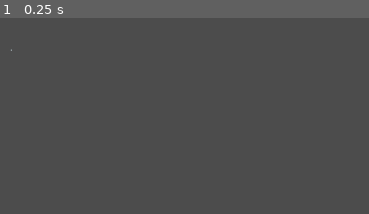
Above: before the commit, frame 1.
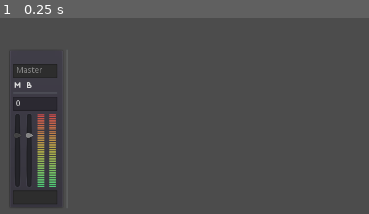
Above: after the commit, the same moment.

Repository: nyxkn/godot-nsound
Game: Godot game, scene res://studio/studio.tscn
Same seed, same stepped clock (60 frames per second), same inputs: the game is played once before the commit and once after it. The project has no main scene, so this scene is started directly.
Inputs:
- Up to frame 1 (0.25 s): no input
The pictures show only the part of the screen within x 0-50%, y 50-100%; the shares and areas given below are measured in that part.

The runs differ from the first frame. In frame 1, 4.8% of the frame differs, in the area x 2-16%, y 15-96%.
Error before the commit: Parse Error: Expected a constant expression. (res://addons/nsound/classes/transition.gd:21)
Error after the commit: Invalid call. Nonexistent function 'current_section_player' in base 'Nil'. (res://studio/studio.gd:73)

Commit message:
follow up to previous commit with the correct rename and missing adds

Diff:
--- a/project.godot
+++ b/project.godot
@@ -40,24 +40,14 @@
 "path": "res://addons/nsound/song/containers/multi_track.gd"
 }, {
 "base": "Node",
-"class": "Music",
-"language": "GDScript",
-"path": "res://addons/nsound/music_common.gd"
-}, {
-"base": "Node",
 "class": "MusicPlayer",
 "language": "GDScript",
 "path": "res://addons/nsound/music_player.gd"
 }, {
 "base": "Node",
-"class": "MusicSystem",
+"class": "NDef",
 "language": "GDScript",
-"path": "res://addons/nsound/music_system.gd"
-}, {
-"base": "Reference",
-"class": "NUtils",
-"language": "GDScript",
-"path": "res://addons/nsound/utils.gd"
+"path": "res://addons/nsound/definitions.gd"
 }, {
 "base": "Button",
 "class": "QuickButton",
@@ -101,10 +91,8 @@
 "Bus": "",
 "LevelsTrack": "",
 "MultiTrack": "res://addons/nsound/assets/icons/godot/Play.svg",
-"Music": "",
 "MusicPlayer": "",
-"MusicSystem": "",
-"NUtils": "",
+"NDef": "",
 "QuickButton": "",
 "Region": "",
 "Section": "",
--- a/studio/mixer/mixer.gd
+++ b/studio/mixer/mixer.gd
@@ -1,6 +1,7 @@
 extends Control
 
 var Log = preload("res://addons/nsound/logger.gd").new().init(self)
+const Utils = preload("res://addons/nsound/utils.gd")
 
 const Fold = preload("res://studio/ui/fold.tscn")
 const ChannelStrip = preload("res://studio/mixer/channel_strip.tscn")
@@ -37,8 +38,8 @@
 func init_song(root_node: Node) -> void:
 	var strips = {}
 
-	var all_nodes = NUtils.get_all_children(root_node)
-#	all_nodes.push_front(root_node)
+	var all_nodes = Utils.get_all_children(root_node)
+	all_nodes.push_front(root_node)
 	for node in all_nodes:
 		if node is Bus:
 			var bus: Bus = node
--- a/studio/studio.gd
+++ b/studio/studio.gd
@@ -5,17 +5,17 @@
 
 var music_system
 
-var _current_music_player
+var _current_section_player
 var _current_song
 
 
-func init(music_system: MusicSystem) -> void:
+func init(music_system: MusicPlayer) -> void:
 	self.music_system = music_system
 
-	music_system.connect("section_started", self, "_on_MusicSystem_section_started")
-	music_system.connect("song_started", self, "_on_MusicSystem_song_started")
-	music_system.connect("song_loaded", self, "_on_MusicSystem_song_loaded")
-	music_system.connect("song_unloaded", self, "_on_MusicSystem_song_unloaded")
+	music_system.connect("section_started", self, "_on_Music_section_started")
+	music_system.connect("song_started", self, "_on_Music_song_started")
+	music_system.connect("song_loaded", self, "_on_Music_song_loaded")
+	music_system.connect("song_unloaded", self, "_on_Music_song_unloaded")
 
 	get_node("%Songs").clear()
 	for name in music_system.songs:
@@ -23,57 +23,57 @@
 
 
 func attach_to_player(music_player):
-	_current_music_player = music_player
+	_current_section_player = music_player
 
-#	_current_music_player.disconnect("beat", self, "_on_Music_beat")
-#	_current_music_player.disconnect("loop_beat", self, "_on_Music_loop_beat")
-#	_current_music_player.disconnect("bar", self, "_on_Music_bar")
-#	_current_music_player.disconnect("loop", self, "_on_Music_loop")
-#	_current_music_player.disconnect("level", self, "_on_Music_level")
+#	_current_section_player.disconnect("beat", self, "_on_Music_beat")
+#	_current_section_player.disconnect("loop_beat", self, "_on_Music_loop_beat")
+#	_current_section_player.disconnect("bar", self, "_on_Music_bar")
+#	_current_section_player.disconnect("loop", self, "_on_Music_loop")
+#	_current_section_player.disconnect("level", self, "_on_Music_level")
 
-	if not _current_music_player.is_connected("beat", self, "_on_Music_beat"):
-		_current_music_player.connect("beat", self, "_on_Music_beat")
-		_current_music_player.connect("loop_beat", self, "_on_Music_loop_beat")
-		_current_music_player.connect("bar", self, "_on_Music_bar")
-		_current_music_player.connect("loop", self, "_on_Music_loop")
-		_current_music_player.connect("level", self, "_on_Music_level")
+	if not _current_section_player.is_connected("beat", self, "_on_Music_beat"):
+		_current_section_player.connect("beat", self, "_on_Music_beat")
+		_current_section_player.connect("loop_beat", self, "_on_Music_loop_beat")
+		_current_section_player.connect("bar", self, "_on_Music_bar")
+		_current_section_player.connect("loop", self, "_on_Music_loop")
+		_current_section_player.connect("level", self, "_on_Music_level")
 
-	$"%BPB".value = _current_music_player.beats_per_bar
-	$"%BPM".value = _current_music_player.bpm
-	$"%Bars".value = _current_music_player.bars
+	$"%BPB".value = _current_section_player.beats_per_bar
+	$"%BPM".value = _current_section_player.bpm
+	$"%Bars".value = _current_section_player.bars
 
-	$"%Timeline".max_value = _current_music_player.loop_length
-	$"%Timeline".value = _current_music_player.loop_time
-	$"%Timeline/TotalTime".text = str("%0.1f" % _current_music_player.loop_length, 's')
-	$"%Time".text = str("%0.1f" % _current_music_player.loop_time, 's')
+	$"%Timeline".max_value = _current_section_player.loop_length
+	$"%Timeline".value = _current_section_player.loop_time
+	$"%Timeline/TotalTime".text = str("%0.1f" % _current_section_player.loop_length, 's')
+	$"%Time".text = str("%0.1f" % _current_section_player.loop_time, 's')
 
-#	var total_barbeats = _current_music_player._get_barbeat(
-#		_current_music_player.bars,
-#		_current_music_player.beats_per_bar)
+#	var total_barbeats = _current_section_player._get_barbeat(
+#		_current_section_player.bars,
+#		_current_section_player.beats_per_bar)
 	var total_barbeats = BBT.new().init(
-		_current_music_player.bars,
-		_current_music_player.beats_per_bar).to_float()
-	$"%BBT".value = _current_music_player.bbt.to_float()
+		_current_section_player.bars,
+		_current_section_player.beats_per_bar).to_float()
+	$"%BBT".value = _current_section_player.bbt.to_float()
 	$"%BBT/Total".text = str(total_barbeats)
 
-	_on_Music_level(_current_music_player.level)
+	_on_Music_level(_current_section_player.level)
 
 	update_status()
 
 
 
 func update_status():
-	$"%Bar".value = _current_music_player.bbt.bar
-	$"%Beat".value = _current_music_player.bbt.beat
-	$"%LoopBeat".value = _current_music_player.loop_beat
-	$"%Loop".value = _current_music_player.loop
+	$"%Bar".value = _current_section_player.bbt.bar
+	$"%Beat".value = _current_section_player.bbt.beat
+	$"%LoopBeat".value = _current_section_player.loop_beat
+	$"%Loop".value = _current_section_player.loop
 
 
 func _process(delta: float) -> void:
-	if music_system.current_music_player():
-		$"%Timeline".value = _current_music_player.loop_time
-		$"%Time".text = str("%0.1f" % _current_music_player.loop_time, 's')
-		$"%BBT".value = _current_music_player.bbt.to_float()
+	if music_system.current_section_player():
+		$"%Timeline".value = _current_section_player.loop_time
+		$"%Time".text = str("%0.1f" % _current_section_player.loop_time, 's')
+		$"%BBT".value = _current_section_player.bbt.to_float()
 
 
 func _on_Music_beat(n) -> void:
@@ -96,19 +96,19 @@
 	$"%Loop".value = n
 
 
-func _on_MusicSystem_song_unloaded() -> void:
+func _on_Music_song_unloaded() -> void:
 	get_node("%Mixer").clear()
 
 
-func _on_MusicSystem_song_loaded(song_node) -> void:
+func _on_Music_song_loaded(song_node) -> void:
 	pass
 
 
-func _on_MusicSystem_section_started(section_node) -> void:
-	attach_to_player(music_system.current_music_player())
+func _on_Music_section_started(section_node) -> void:
+	attach_to_player(music_system.current_section_player())
 
 
-func _on_MusicSystem_song_started(song_node) -> void:
+func _on_Music_song_started(song_node) -> void:
 	_current_song = song_node.name
 	$"%SongTitle".text = _current_song
 
@@ -136,11 +136,11 @@
 
 
 func _on_Level_value_changed(value) -> void:
-	_current_music_player.level = value
+	_current_section_player.level = value
 
 
 func _on_NextLoop_pressed() -> void:
-	_current_music_player._loop_end()
+	_current_section_player._loop_end()
 
 
 func _on_RunTransition_pressed() -> void:
@@ -157,7 +157,7 @@
 	var options = get_node("%Sections")
 	var item = options.get_item_text(options.get_selected_id())
 	music_system.goto_section(item)
-#	attach_to_player(music_system._current_music_player)
+#	attach_to_player(music_system._current_section_player)
 
 
 func _on_GotoSong_pressed() -> void:
@@ -180,7 +180,7 @@
 	music_system.unload_song(item)
 
 func _on_Timeline_value_changed(value) -> void:
-	_current_music_player.seek(value)
+	_current_section_player.seek(value)
 	yield(get_tree().create_timer(0.1), "timeout")
 	update_status()
 
@@ -190,4 +190,4 @@
 
 
 func _on_BBT_value_changed(value) -> void:
-	_current_music_player.seek_to_barbeat(float(value))
+	_current_section_player.seek_to_barbeat(float(value))
Renamed: addons/nsound/music.gd -> addons/nsound/music_player.gd
